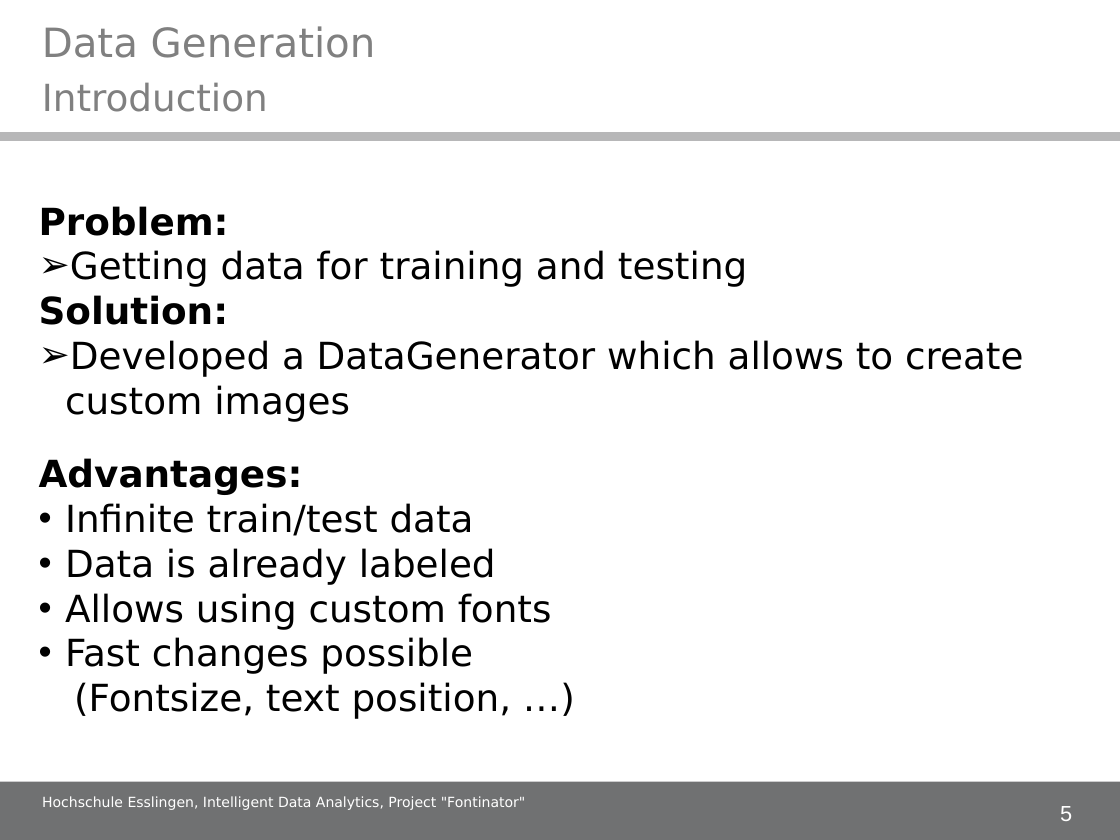
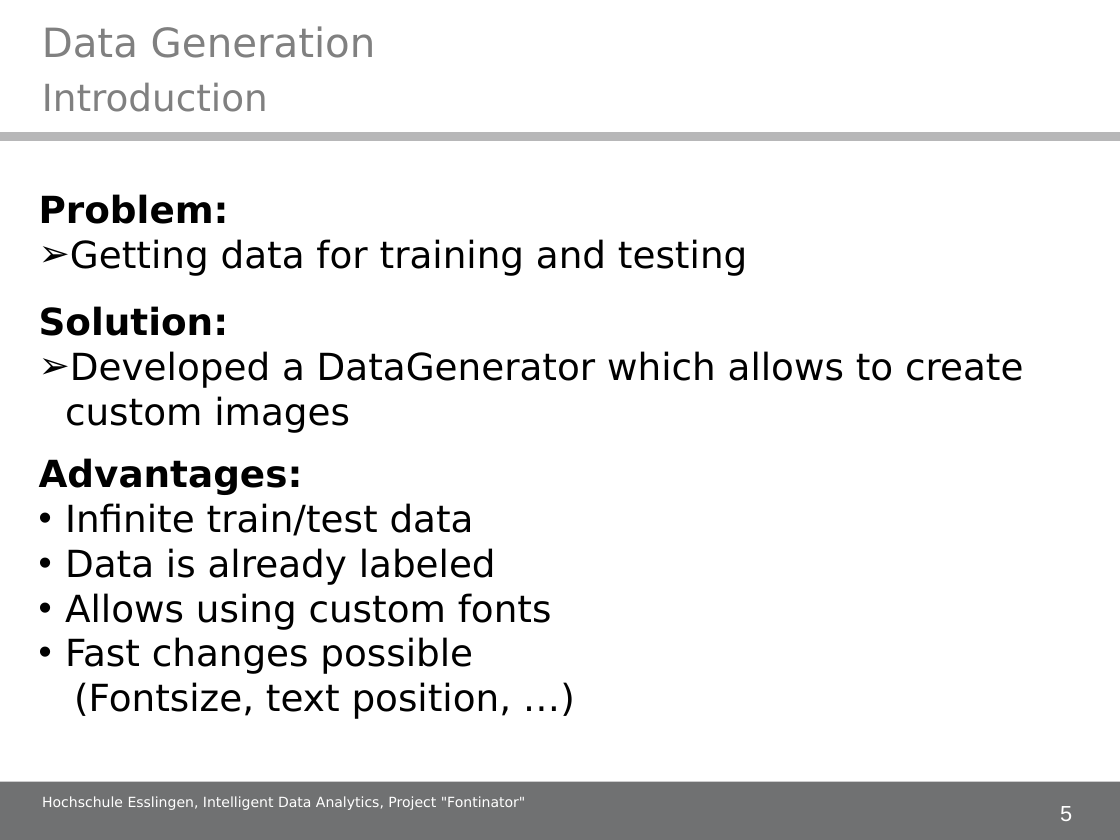
Before and after one commit to alex-ta/Fontinator, a slide deck: slide 5 of Documents/IDA_project_presentation.ppt. Drawn at 1120x840 pixels with LibreOffice and Linux fonts; fonts in the diff are those of the drawing; background and template pictures are left out. Boxes give left, top, right and bottom in pixels: in the first picture for what was removed or moved away, otherwise in the second. Text is boxed around its words. In the diff, an @@ line names an element or a change of style, - is before the commit and + after.

```diff
--- a/Documents/IDA_project_presentation.ppt
+++ b/Documents/IDA_project_presentation.ppt
@@ text "Problem:" rewrapped from <box>39,206,1023,422</box> to <box>39,194,1023,432</box> @@
```
Also in this commit, not shown: 5 other slides changed, 15 slides added.
